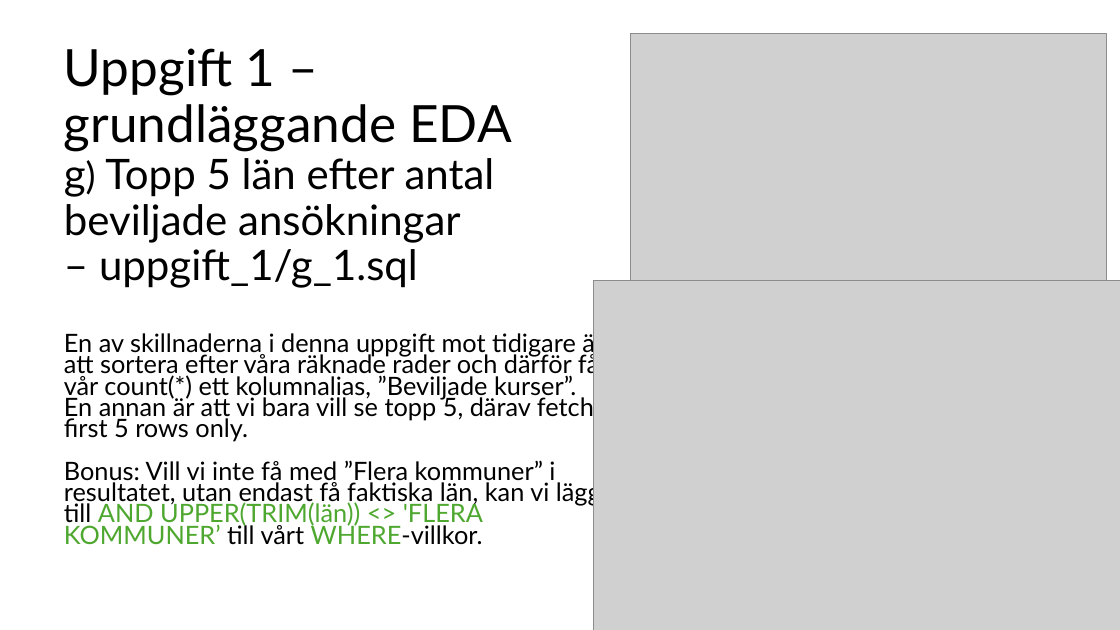
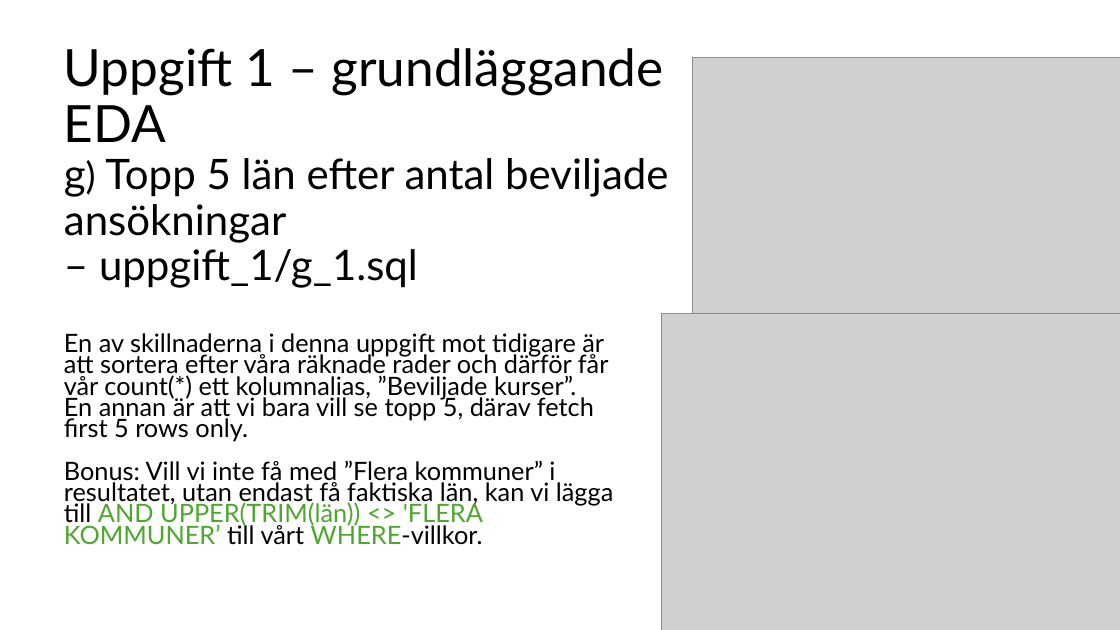
Before and after one commit to dosselicious/the_skool_jens_dossel, a slide deck: slide 9 of The Skool - Jens Dossel.pptx. Drawn at 1120x630 pixels with LibreOffice and Linux fonts; fonts in the diff are those of the drawing; grey boxes stand for pictures. Boxes give left, top, right and bottom in pixels: in the first picture for what was removed or moved away, otherwise in the second. Text is boxed around its words. In the diff, an @@ line names an element or a change of style, - is before the commit and + after.

```diff
--- a/The Skool - Jens Dossel.pptx
+++ b/The Skool - Jens Dossel.pptx
@@ title "Uppgift 1 – grundläggande EDA ..." rewrapped from (64,48,511,288) to (64,48,669,288) @@
@@ picture: place and size @@
-picture at (631,34,1107,318)
+picture at (692,58,1120,315)
@@ picture: place and size @@
-picture at (594,281,1120,630)
+picture at (662,313,1120,630)
```
Also in this commit, not shown: 2 slides added.
